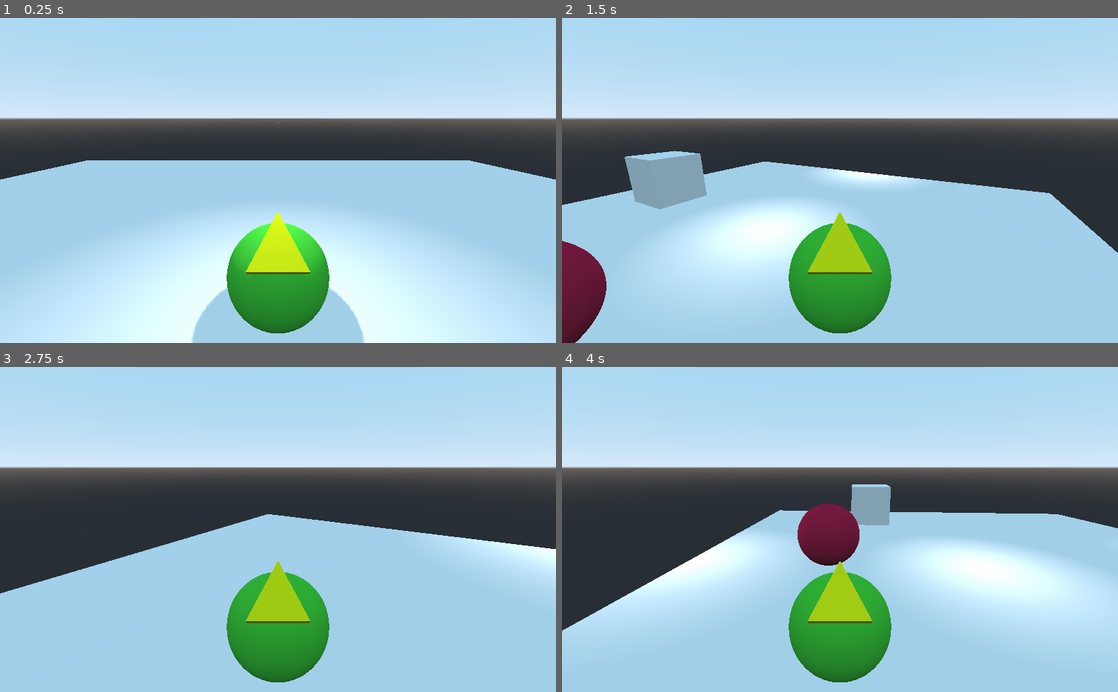
Above: before the commit, frames 1-4 (two rows, left to right).
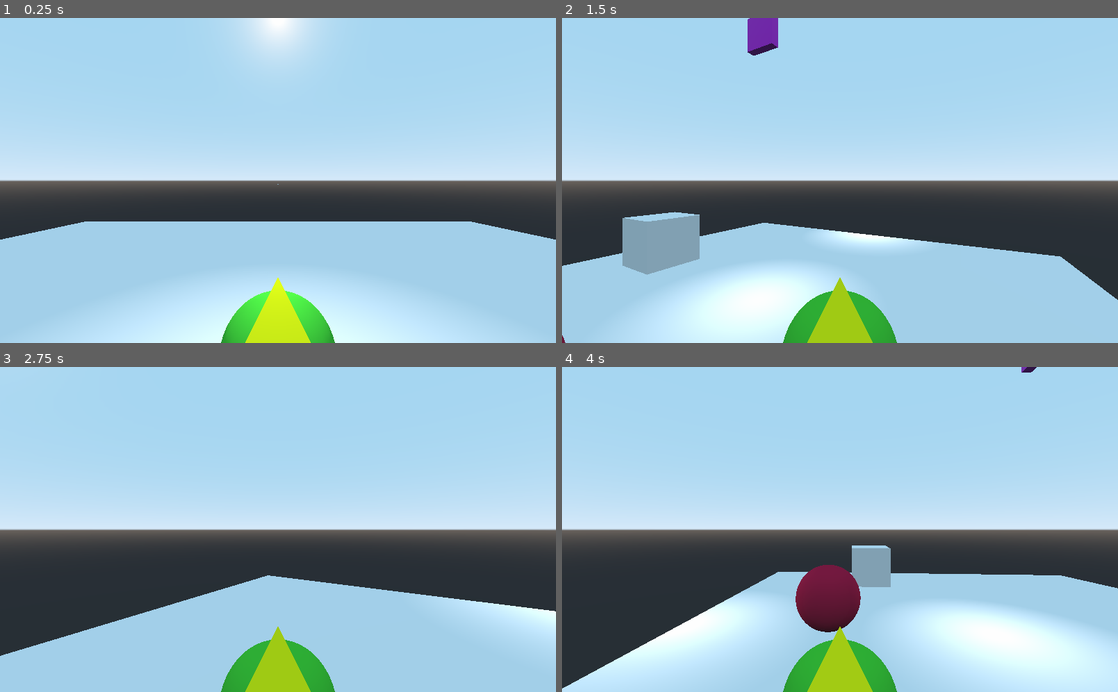
Above: after the commit, the same moments.

Repository: codemonsters/re-play
Game: Godot game, scene res://Main.tscn
Two runs of this game, one before a commit and one after it. Both use one fixed random seed, a clock stepped at 60 frames per second and the inputs below.
Inputs (mouse positions are in pixels of both pictures, inside the frame that each line leads up to):
- Up to frame 1 (0.25 s): no input
- Up to frame 2 (1.5 s): move the mouse to (962, 164) at 0.52 s; hold A (a) 0.53-1.28 s; tap Space (jump) at 0.77 s; tap D (d) at 0.8, 1.35 s; move the mouse to (728, 196) at 1.27 s
- Up to frame 3 (2.75 s): tap Space (jump) at 1.52 s; tap S (s) at 1.55 s; move the mouse to (333, 458) at 2.02 s; hold S (s) from 2.03 s (still down); tap W (w) at 2.3 s
- Up to frame 4 (4 s): move the mouse to (812, 594) at 2.77 s; release S (s) at 2.78 s; tap W (w) at 2.85 s; tap Space (jump) at 3.02, 3.77 s; tap A (a) at 3.05 s; move the mouse to (1006, 578) at 3.52 s; hold A (a) from 3.53 s (still down); tap D (d) at 3.8 s

The runs differ from the first frame. In frame 1, 64% of the frame differs, in the area x 0-100%, y 0-100%; in frame 2, 60%; in frame 3, 54%; in frame 4, 64%.

Commit message:
Martillo #1

Diff:
--- a/3d/Bloque.gd
+++ b/3d/Bloque.gd
@@ -1,6 +1,6 @@
 extends StaticBody
 
-var mass = 5
+var mass = 1000
 var time = 0
 var collider = Node
 var colliding = false
--- /dev/null
+++ b/3d/CabezaMartillo.gd
@@ -0,0 +1,35 @@
+extends StaticBody
+
+var mass = 0
+var time = 0
+var angularVelocity = Vector2()
+var linearVelocity = Vector2()
+var angulo = 0
+var x
+var y
+var z
+var xc
+var yc
+
+func _ready():
+	x = 0
+	y = get_parent().get_node("Agarre").global_transform.origin.y - 3
+	z = get_parent().get_node("Agarre").global_transform.origin.z
+	xc = get_parent().get_node("Agarre").global_transform.origin.x
+	yc = get_parent().get_node("Agarre").global_transform.origin.y
+
+func _process(delta):
+	time += delta
+	#angularVelocity = Vector2(sin(time) * 5, sin(time) * 5)
+	#angulo = sin(time) * 10 #angularVelocity.length()
+	#linearVelocity = Vector2(cos(angulo), sin(angulo))
+	#print(angulo)
+	#translate(Vector3(linearVelocity.x, linearVelocity.y, 0))
+	# posicionAngular = amplitud * sen(velocidadAngular * 180)
+
+	# (x - x_centro)^2 + (y - y_centro)^2 = radio^2
+	# y = raiz(radio^2 - x^2)
+	x += delta
+	var a = sqrt(9 - pow(x - xc, 2))
+	y = a + yc
+	self.global_transform.origin = Vector3(x, y, z)
--- a/3d/Jugador.tscn
+++ b/3d/Jugador.tscn
@@ -34,7 +34,7 @@
 shape = SubResource( 3 )
 
 [node name="Camera" type="Camera" parent="KinematicBody"]
-transform = Transform( 1, 0, 0, 0, 0.965926, 0.258819, 0, -0.258819, 0.965926, 0, 1.5, 2 )
+transform = Transform( 1, 0, 0, 0, 1, 0, 0, 0, 1, 0, 1.5, 2 )
 
 [node name="Pointer" type="MeshInstance" parent="KinematicBody"]
 transform = Transform( -1, -2.30405e-07, -2.30405e-07, 0, 0.707107, -0.707107, 3.25841e-07, -0.707107, -0.707107, 0, 0.5, 0.25 )
--- /dev/null
+++ b/3d/Martillo.tscn
@@ -0,0 +1,32 @@
+[gd_scene load_steps=4 format=2]
+
+[ext_resource path="res://CabezaMartillo.gd" type="Script" id=1]
+
+[sub_resource type="SphereMesh" id=1]
+radius = 0.25
+height = 0.5
+
+[sub_resource type="CylinderMesh" id=2]
+top_radius = 0.5
+bottom_radius = 0.5
+height = 1.5
+
+[node name="Martillo" type="Spatial"]
+
+[node name="Agarre" type="StaticBody" parent="."]
+
+[node name="MeshInstance" type="MeshInstance" parent="Agarre"]
+mesh = SubResource( 1 )
+material/0 = null
+
+[node name="Cadena" type="StaticBody" parent="."]
+
+[node name="MeshInstance" type="MeshInstance" parent="Cadena"]
+
+[node name="Cabeza" type="StaticBody" parent="."]
+script = ExtResource( 1 )
+
+[node name="MeshInstance" type="MeshInstance" parent="Cabeza"]
+transform = Transform( -1.62921e-07, -1, 0, 1, -1.62921e-07, 0, 0, 0, 1, 0, -3, 0 )
+mesh = SubResource( 2 )
+material/0 = null
--- a/3d/project.godot
+++ b/3d/project.godot
@@ -18,6 +18,10 @@
 config/name="3d"
 run/main_scene="res://Main.tscn"
 config/icon="res://icon.png"
+
+[debug]
+
+settings/fps/force_fps=60
 
 [input]
 
--- /dev/null
+++ b/3d/prueba.tscn
@@ -0,0 +1,10 @@
+[gd_scene load_steps=2 format=2]
+
+[ext_resource path="res://Martillo.tscn" type="PackedScene" id=1]
+
+[node name="Spatial" type="Spatial"]
+
+[node name="Martillo" parent="." instance=ExtResource( 1 )]
+
+[node name="Camera" type="Camera" parent="."]
+transform = Transform( 1, 0, 0, 0, 1, 0, 0, 0, 1, 0, 0, 7.00878 )
Not shown: 4 places in 3d/Main.tscn that only renumber resources
